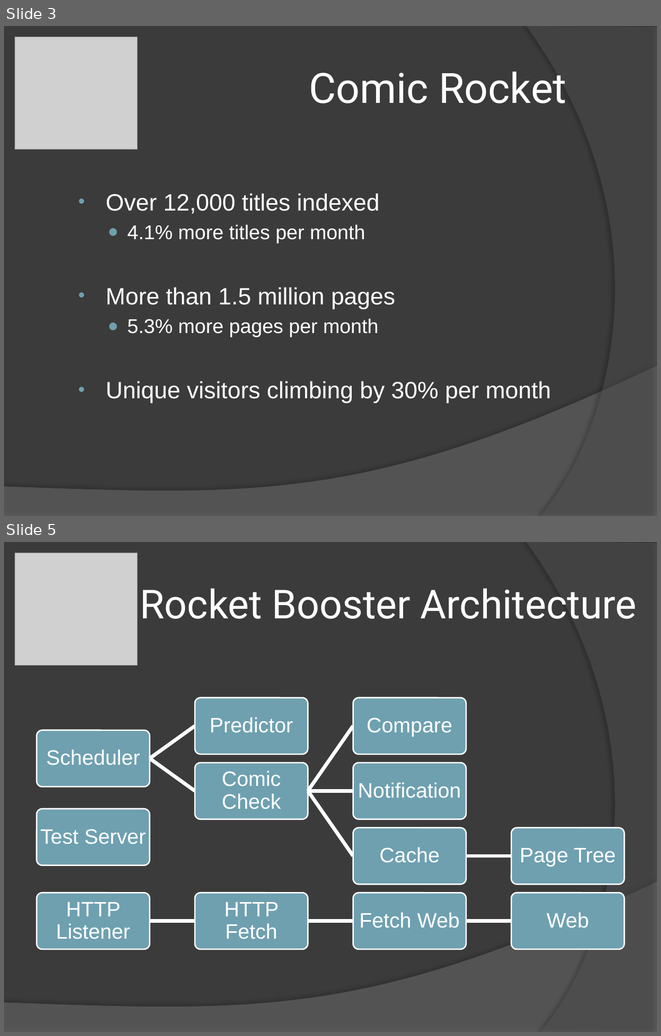
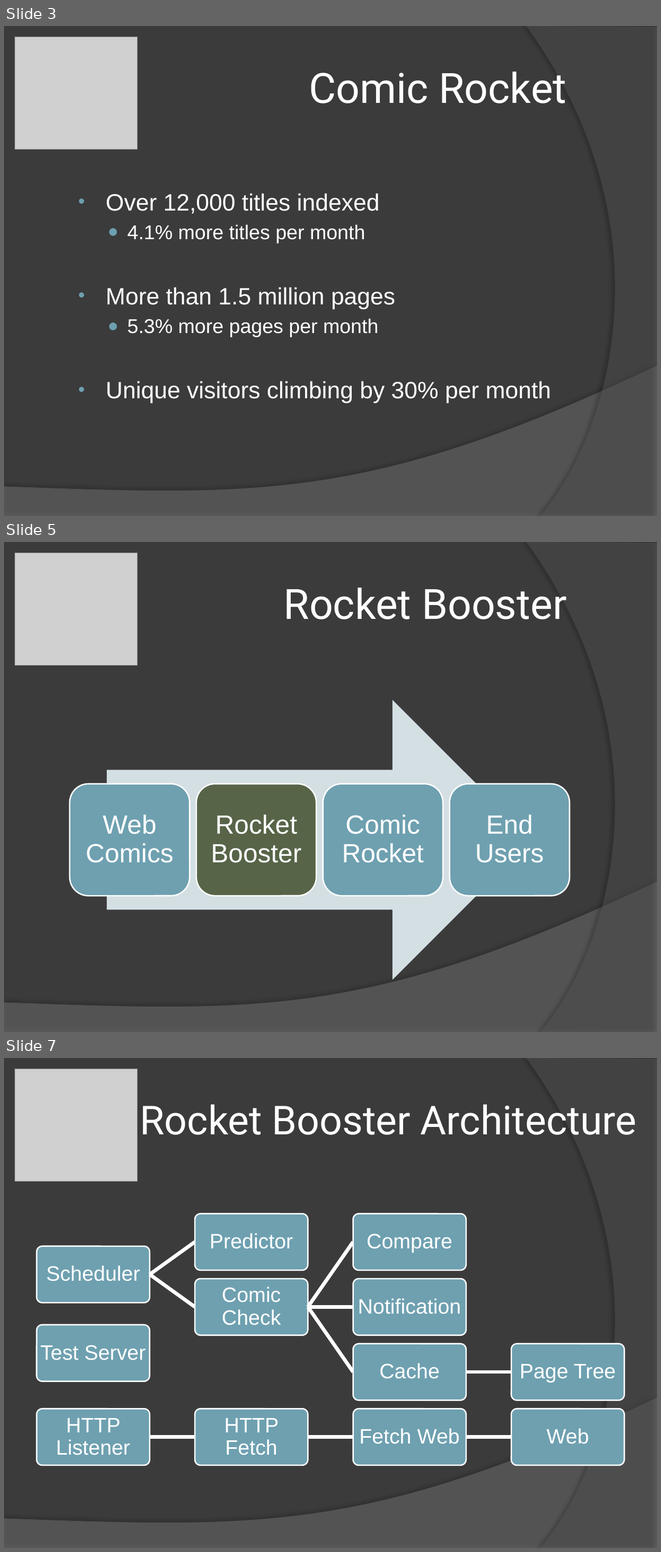
Before and after one commit to csComicRocket/ComicRocketProject, a slide deck: Documentation/RocketBooster-CapstonePresentation.pptx. Shown one above the other, each under a label of ours: slides 3 and 5 before the commit, slides 3, 5 and 7 after it; the slides between them are not shown. The pictures are 661x1036 and 661x1552 pixels, drawn with LibreOffice and Linux fonts; fonts in the diff are those of the drawing; grey boxes stand for pictures. Boxes give left, top, right and bottom in pixels: in the first picture for what was removed or moved away, otherwise in the second. Text is boxed around its words. In the diff, an @@ line names an element or a change of style, - is before the commit and + after.

Commit message:
More edits to the presentation

```diff
--- a/Documentation/RocketBooster-CapstonePresentation.pptx
+++ b/Documentation/RocketBooster-CapstonePresentation.pptx
@@ slide 5 added at (4,542,657,1032), background #3B3B3B; not listed: 2 template elements that a slide beside it also shows @@
@@ picture added at (15,553,138,665) @@
@@ title added at (284,588,566,619), 46 pt, text #FFFFFF @@
+Rocket Booster
@@ group added at (70,700,570,979): 4 rounded rectangles, 4 texts, 1 right arrow @@
+Web Comics
+Rocket Booster
+Comic Rocket
+End Users
@@ what was slide 5 is now slide 7 @@
```
Also in this commit, not shown: 1 slide changed, 1 other slide added, 1 other file.
